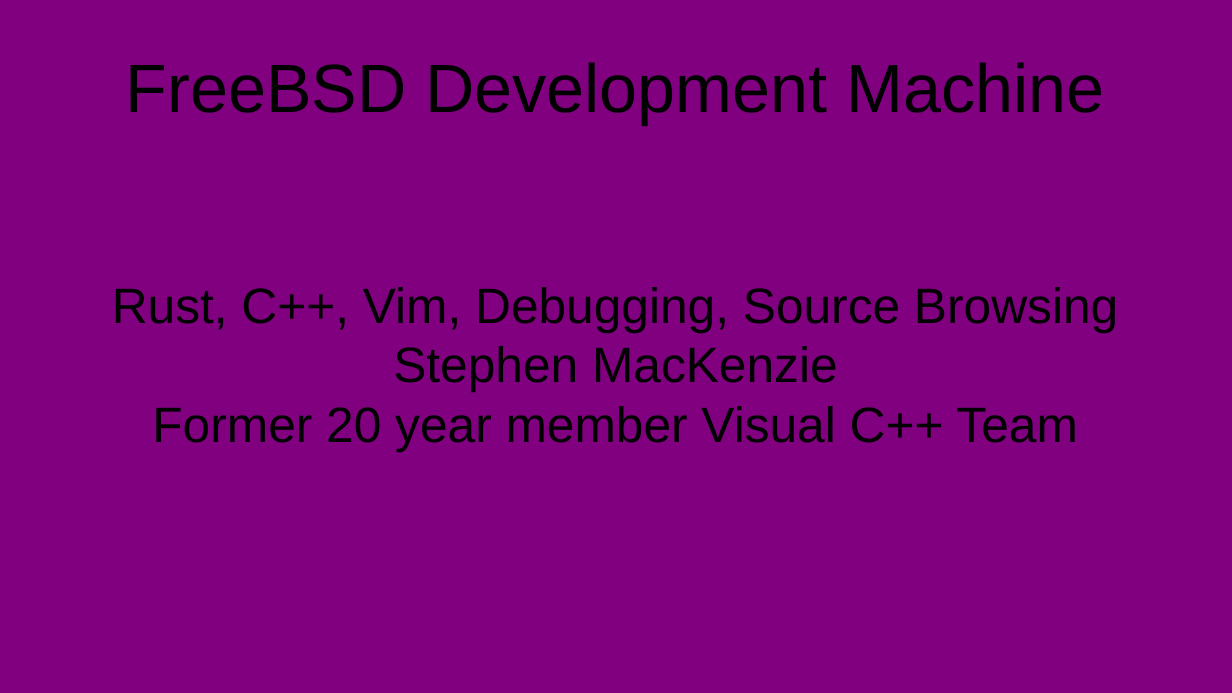
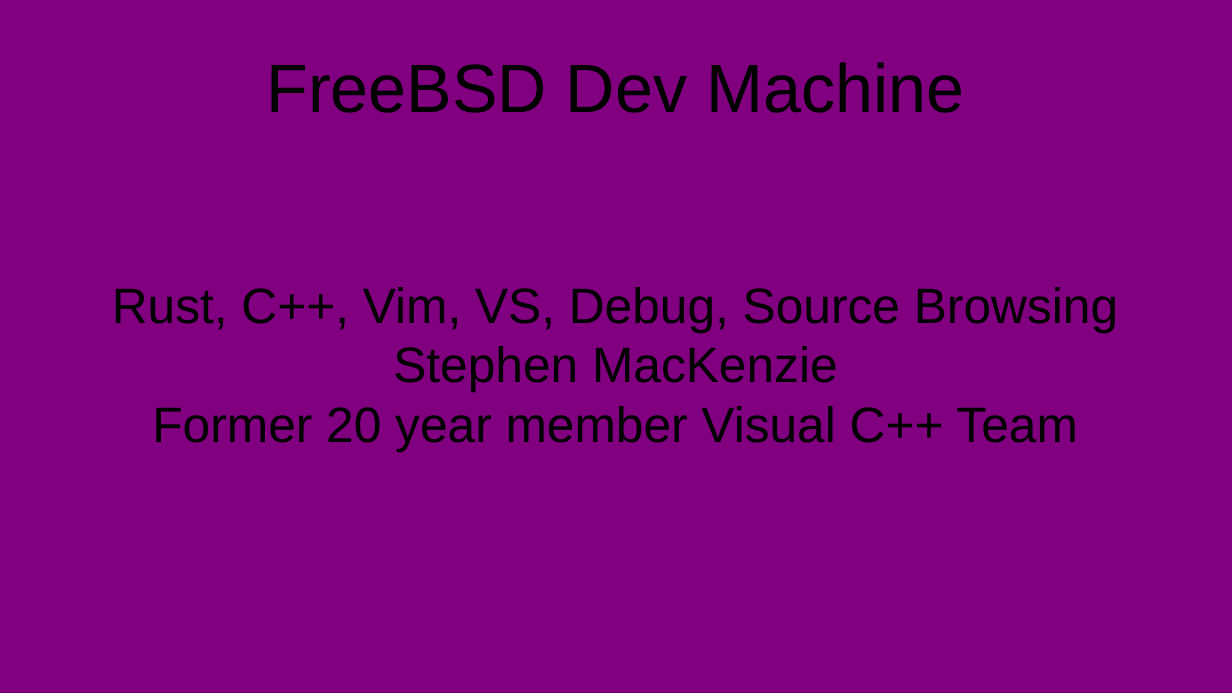
Before and after one commit to stevemac321/snippets, a slide deck: slide 1 of FreeBSD-Drop/Desktop/FreeBSD.pptx. Drawn at 1232x693 pixels with LibreOffice and Linux fonts; fonts in the diff are those of the drawing. Boxes give left, top, right and bottom in pixels: in the first picture for what was removed or moved away, otherwise in the second. Text is boxed around its words. In the diff, an @@ line names an element or a change of style, - is before the commit and + after.

```diff
--- a/FreeBSD-Drop/Desktop/FreeBSD.pptx
+++ b/FreeBSD-Drop/Desktop/FreeBSD.pptx
@@ text at [266, 62, 964, 113]: text changed @@
-FreeBSD Development Machine
+FreeBSD Dev Machine
@@ text at [112, 287, 1118, 332]: text changed @@
-Rust, C++, Vim, Debugging, Source Browsing
+Rust, C++, Vim, VS, Debug, Source Browsing
```
Also in this commit, not shown: 5 other slides changed.
